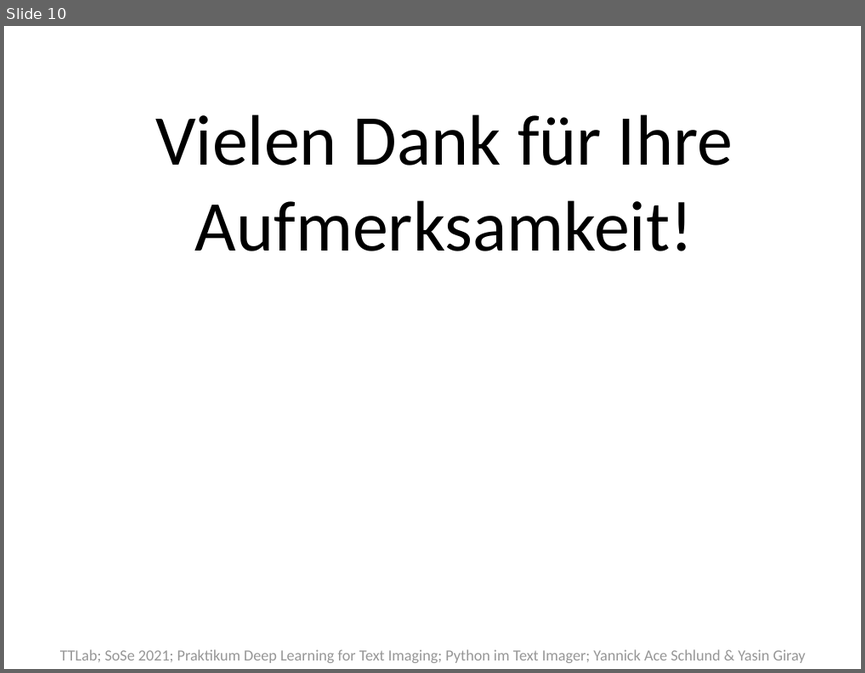
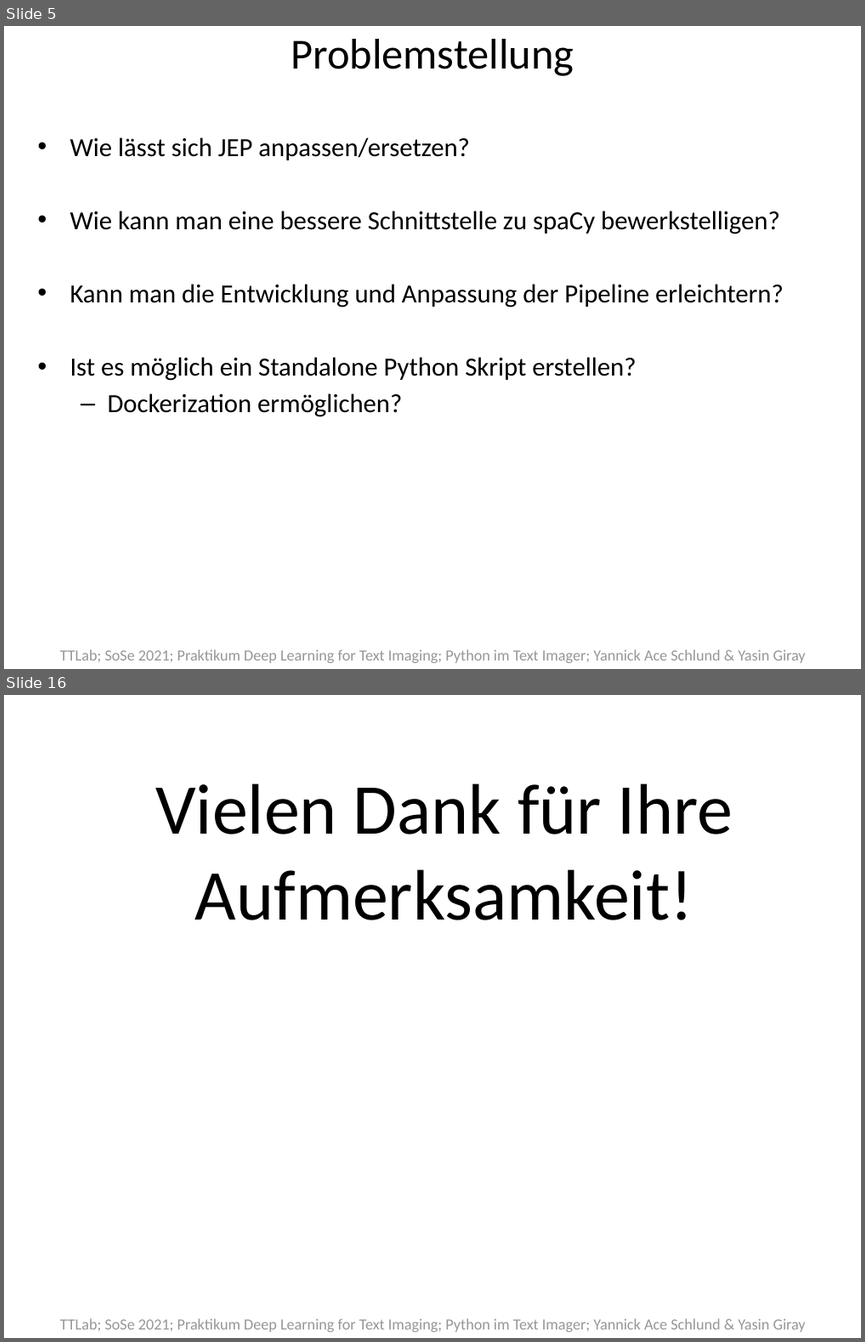
Before and after one commit to texttechnologylab/textimager-uima, a slide deck: Tex Docu/Präsi/Textimager PP.pptx. Shown one above the other, each under a label of ours: slide 10 before the commit, slides 5 and 16 after it; the slides between them are not shown. The pictures are 865x673 and 865x1342 pixels, drawn with LibreOffice and Linux fonts; fonts in the diff are those of the drawing. Boxes give left, top, right and bottom in pixels: in the first picture for what was removed or moved away, otherwise in the second. Text is boxed around its words. In the diff, an @@ line names an element or a change of style, - is before the commit and + after.

```diff
--- a/Tex Docu/Präsi/Textimager PP.pptx
+++ b/Tex Docu/Präsi/Textimager PP.pptx
@@ slide 5 added at box(4, 26, 861, 669), background #FFFFFF; not listed: 1 template element that a slide beside it also shows @@
@@ title added at box(290, 39, 574, 76), 36 pt, text #000000 @@
+Problemstellung
@@ text added at box(70, 137, 783, 417), 22 pt, text #000000 @@
+• Wie lässt sich JEP anpassen/ersetzen?
+• Wie kann man eine bessere Schnittstelle zu spaCy bewerkstelligen?
+• Kann man die Entwicklung und Anpassung der Pipeline erleichtern?
+• Ist es möglich ein Standalone Python Skript erstellen?
+  – Dockerization ermöglichen?
@@ what was slide 10 is now slide 16 @@
```
Also in this commit, not shown: 8 slides changed, 6 other slides added, 1 slide removed.
